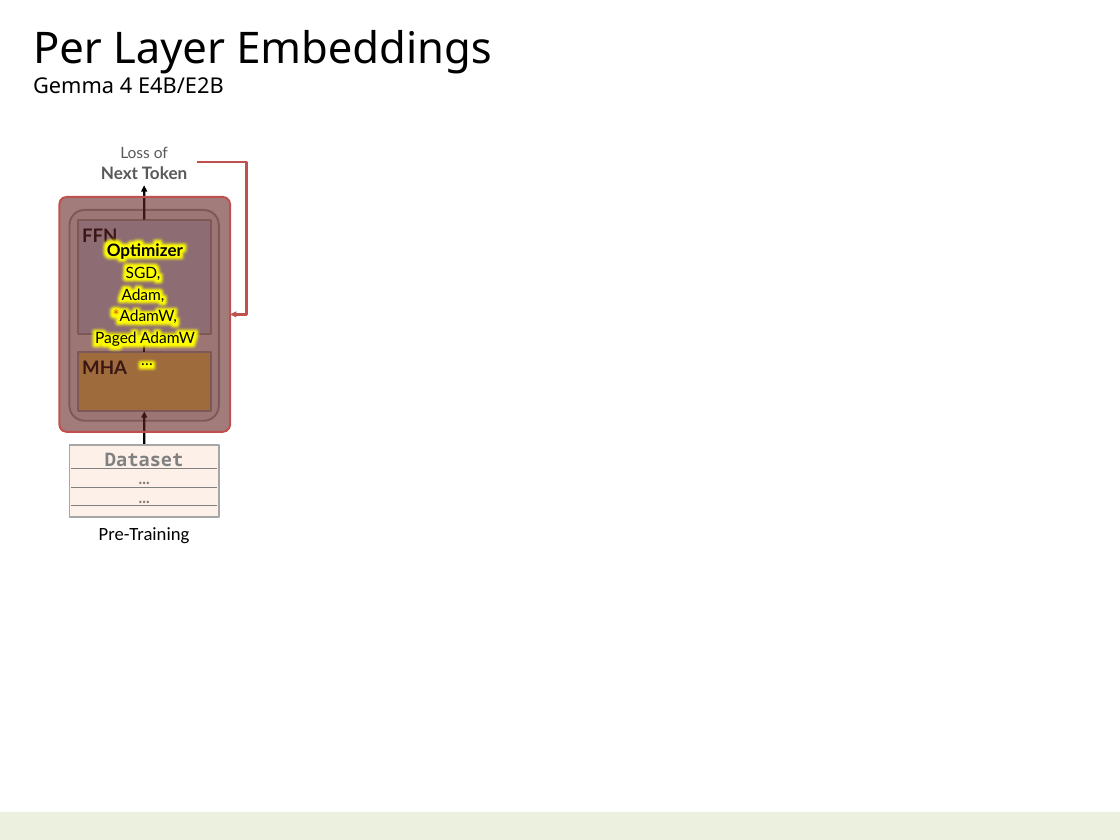
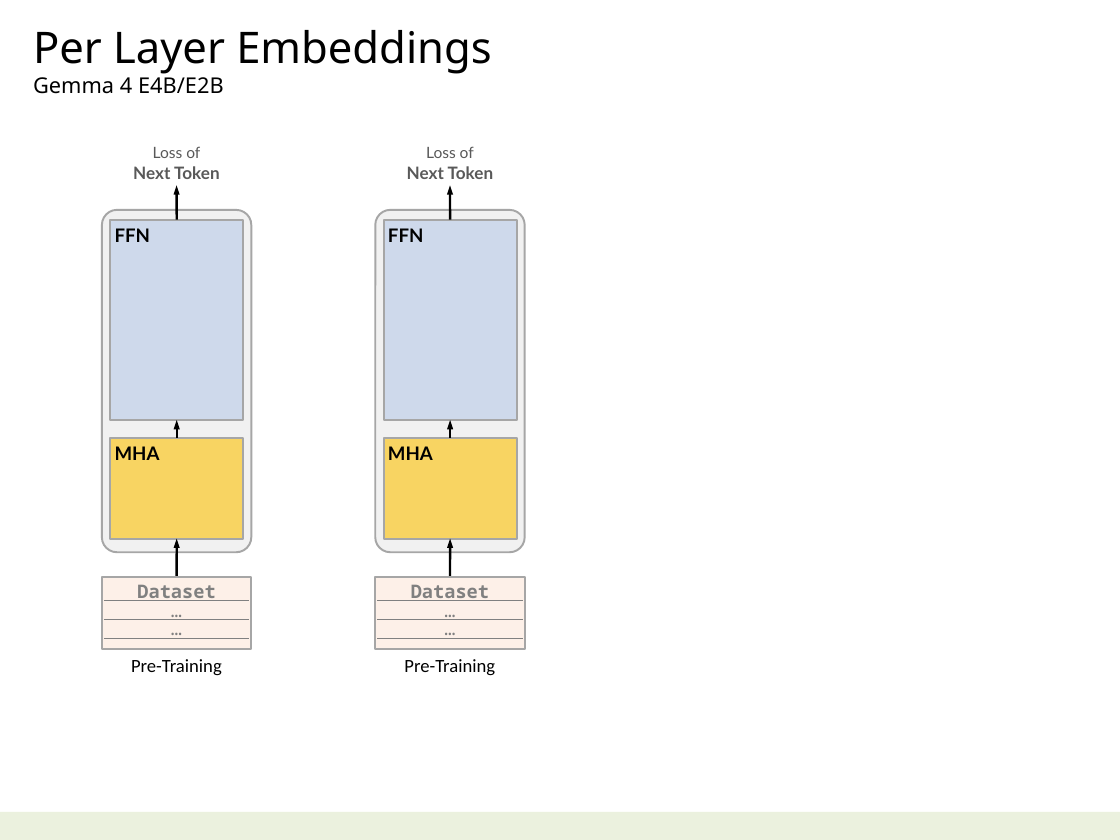
Before and after one commit to navibator/crazy-ai, a slide deck: slide 16 of ai-gemma.pptx. Drawn at 1120x840 pixels with LibreOffice and Linux fonts; fonts in the diff are those of the drawing. Boxes give left, top, right and bottom in pixels: in the first picture for what was removed or moved away, otherwise in the second. Text is boxed around its words. In the diff, an @@ line names an element or a change of style, - is before the commit and + after.

```diff
--- a/ai-gemma.pptx
+++ b/ai-gemma.pptx
@@ text "Loss of": place and size @@
-text "Loss of" at box(101, 146, 188, 179)
+text "Loss of" at box(133, 147, 220, 179)
@@ text added at box(407, 146, 494, 179), 11 pt, text #595959, bold @@
+Loss of
+Next Token
@@ elbow arrow removed from (197, 161) to (231, 315) @@
@@ rounded rectangle removed at box(59, 197, 231, 432) @@
@@ rounded rectangle: place and size @@
-rounded rectangle at box(69, 209, 218, 420)
+rounded rectangle at box(102, 209, 251, 552)
@@ arrow moved from (144, 220) - (144, 186) to (177, 220) - (177, 186) @@
@@ rounded rectangle added at box(375, 209, 524, 552), fill #DDDDDD at 40% opacity, outline #A6A6A6 1.25 pt @@
@@ arrow added from (450, 220) to (450, 186), #000000 1.5 pt @@
@@ rectangle "FFN": place and size @@
-rectangle "FFN" at box(77, 220, 211, 334)
+rectangle "FFN" at box(110, 220, 243, 420)
@@ rectangle added at box(384, 220, 517, 420), fill #B7C9E7 at 60% opacity, outline #A6A6A6 1.25 pt, 12 pt, text #000000, bold @@
+FFN
@@ text removed at box(95, 241, 195, 347) @@
-Optimizer
-SGD,
-Adam,
-*AdamW,
-Paged AdamW
-…
@@ rectangle "MHA": place and size @@
-rectangle "MHA" at box(77, 352, 211, 411)
+rectangle "MHA" at box(110, 438, 243, 539)
@@ arrow moved from (144, 352) - (144, 335) to (177, 438) - (177, 420) @@
@@ rectangle added at box(384, 438, 517, 539), fill #FEC203 at 60% opacity, outline #A6A6A6 1.25 pt, 12 pt, text #000000, bold @@
+MHA
@@ arrow added from (450, 438) to (450, 420), #000000 1.5 pt @@
@@ arrow moved from (144, 445) - (144, 411) to (177, 578) - (177, 539) @@
@@ arrow added from (450, 578) to (450, 539), #000000 1.5 pt @@
@@ rectangle "Dataset": place and size @@
-rectangle "Dataset" at box(69, 445, 218, 516)
+rectangle "Dataset" at box(102, 578, 251, 650)
@@ rectangle added at box(375, 578, 524, 650), fill #FDE7DA at 60% opacity, outline #A6A6A6 1.25 pt, 12 pt, text #808080, bold, underline @@
+Dataset
+…
+…
@@ text "Pre-Training": place and size @@
-text "Pre-Training" at box(99, 527, 190, 544)
+text "Pre-Training" at box(131, 659, 222, 676)
@@ text added at box(404, 659, 495, 676), 12 pt, text #000000 @@
+Pre-Training
```
Also in this commit, not shown: 2 other slides changed, 1 slide removed, 1 other file.
